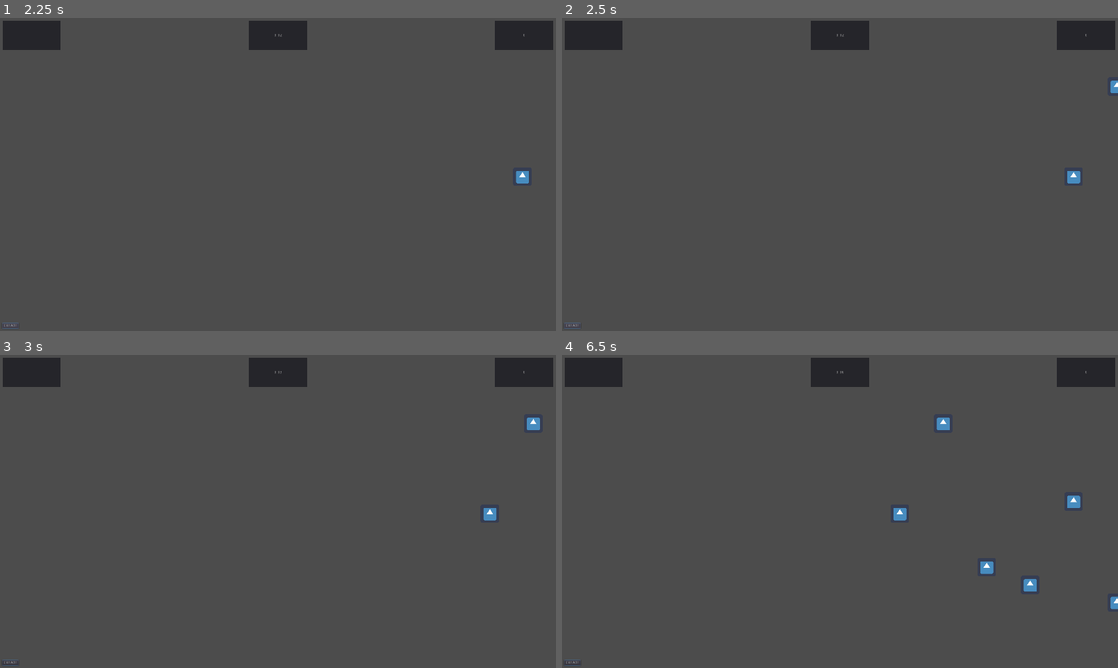
Above: before the commit, frames 1-4 (two rows, left to right).
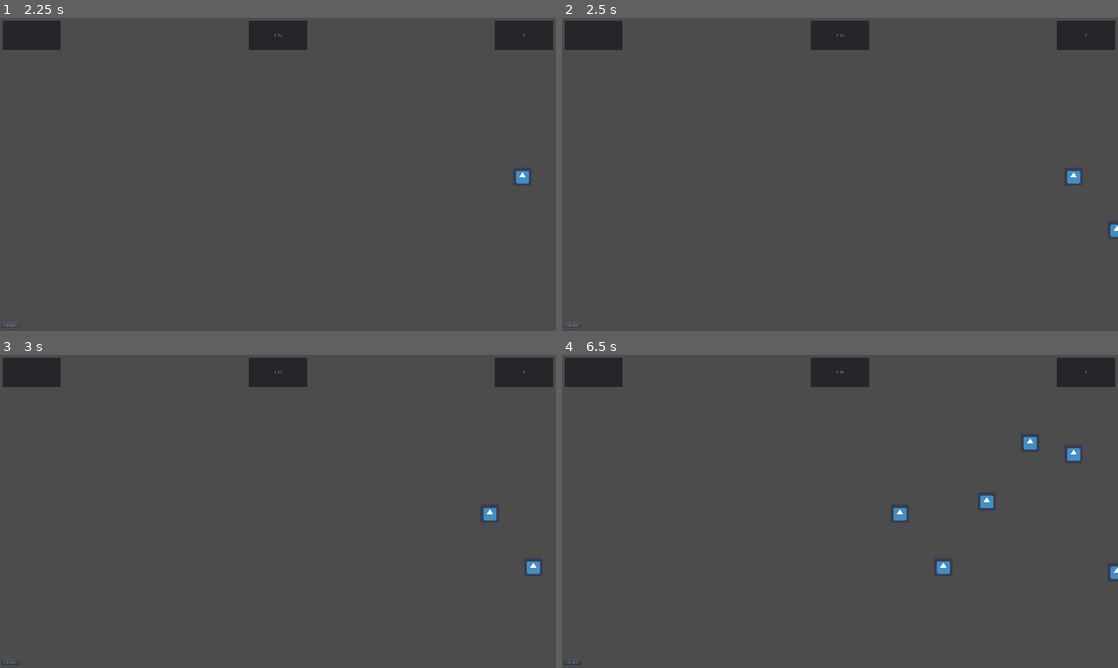
Above: after the commit, the same moments.

Repository: moisesjbc/info-harvest
Game: Godot game, scene res://gameplay/main/main.tscn
Same seed, same stepped clock (60 frames per second), same inputs: the game is played once before the commit and once after it. The engine's default icon, where the game draws it, is replaced by a stand-in: a white triangle on a blue panel in a dark square.
Inputs (mouse positions are in pixels of both pictures, inside the frame that each line leads up to):
- Up to frame 1 (2.25 s): click "CREATE" at 0.5 s; click "CREATE" at 1.25 s; click "CREATE" at 2 s
- Up to frame 2 (2.5 s): no input
- Up to frame 3 (3 s): move the mouse to (400, 495) at 2.77 s; click (400, 495) at 2.92 s
- Up to frame 4 (6.5 s): move the mouse to (728, 527) at 3.52 s; click (728, 527) at 3.67 s; move the mouse to (895, 442) at 4.27 s; click (895, 442) at 4.42 s; move the mouse to (812, 574) at 5.02 s; click (812, 574) at 5.17 s; move the mouse to (1006, 558) at 5.77 s; click (1006, 558) at 5.92 s

Frame 1 is identical in both runs. In frame 2, 0.1% of the frame differs, in the area x 98-100%, y 20-70%; in frame 3, 0.2%; in frame 4, 0.9%, in the area x 67-100%, y 20-82%.

Commit message:
Add score increment when data is consumed

Diff:
--- a/godot-project/gameplay/data/data.gd
+++ b/godot-project/gameplay/data/data.gd
@@ -1,18 +1,22 @@
 extends KinematicBody2D
+
+
+signal data_consumed
+
 
 var speed = 150
 var velocity: Vector2 = Vector2(-1.0, 0.0)
-var data_type = DataType.VALID_INFO
 var remaining_analysis = 100.0
 
-enum DataType {
-	VALID_INFO,
-	FAKE_NEWS
-}
+var _is_fake_news: bool = false
+var global_score = null
+var data_score = 10
 
-func _ready():
-	if randf() < 1.0:
-		data_type = DataType.FAKE_NEWS
+
+func set_fake_news(new_fake_news):
+	_is_fake_news = new_fake_news
+	if _is_fake_news:
+		data_score = -data_score
 
 
 func _process(delta):
@@ -21,6 +25,7 @@
 
 func _on_visibility_notifier_screen_exited():
 	queue_free()
+	emit_signal("data_consumed", data_score)
 
 
 func analyze(analysis_delta):
@@ -35,11 +40,11 @@
 
 
 func reveal_data_type():
-	if data_type == DataType.VALID_INFO:
+	if not _is_fake_news:
 		$sprite.modulate = Color.green
 	else:
 		$sprite.modulate = Color.red
 
 
 func is_fake_news():
-	return is_analyzed() and data_type == DataType.FAKE_NEWS
+	return _is_fake_news
--- a/godot-project/gameplay/data_spawn/data_spawn.gd
+++ b/godot-project/gameplay/data_spawn/data_spawn.gd
@@ -9,3 +9,10 @@
 	$data_container.add_child(new_data)
 	new_data.global_position.x = $top_position.global_position.x
 	new_data.global_position.y = rand_range($top_position.global_position.y, $bottom_position.global_position.y)
+	new_data.set_fake_news(randf() < 0.3)
+	new_data.connect("data_consumed", self, "_on_data_consumed")
+
+
+func _on_data_consumed(data_score):
+	if data_score > 0:
+		get_parent().get_node("score").add_score(data_score)
--- a/godot-project/gameplay/main/score.gd
+++ b/godot-project/gameplay/main/score.gd
@@ -12,3 +12,7 @@
 func set_score(new_score):
 	current_score = new_score
 	emit_signal("current_score_changed", current_score)
+
+
+func add_score(added_score):
+	set_score(current_score + added_score)
